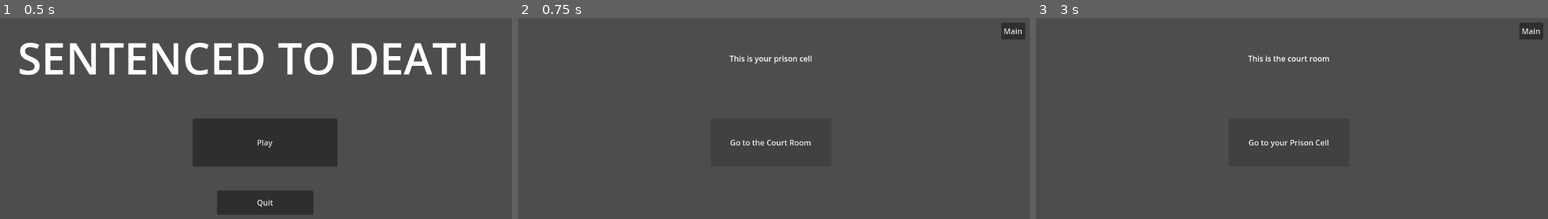
Above: before the commit, frames 1-3 (left to right).
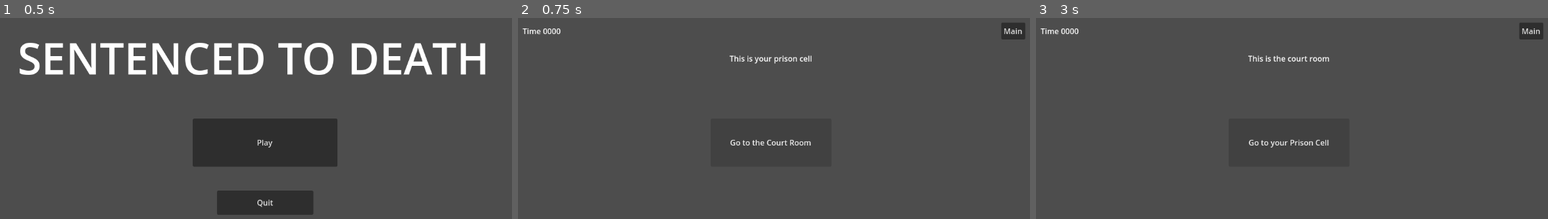
Above: after the commit, the same moments.

Repository: OzPanDrake/GAM20001_a2
Game: Godot game, scene res://scenes/main.tscn
Same seed, same stepped clock (60 frames per second), same inputs: the game is played once before the commit and once after it.
Inputs:
- Up to frame 1 (0.5 s): no input
- Up to frame 2 (0.75 s): click "Play" at 0.5 s
- Up to frame 3 (3 s): click "Main" at 1.25 s; click "Play" at 2 s; click "Go to the Court Room" at 2.75 s

Frame 1 is identical in both runs. In frame 2, 0.1% of the frame differs, in the area x 0-9%, y 5-9%; in frame 3, 0.1%.

Commit message:
add timer label
add timer label to cell and court

Diff:
--- a/game/scenes/cell.tscn
+++ b/game/scenes/cell.tscn
@@ -5,7 +5,7 @@
 [node name="World" type="Node2D"]
 script = ExtResource("1_8sjuh")
 
-[node name="Label" type="Label" parent="."]
+[node name="CellLabel" type="Label" parent="."]
 offset_left = 450.0
 offset_top = 100.0
 offset_right = 700.0
@@ -23,11 +23,21 @@
 "
 
 [node name="MainButton" type="Button" parent="."]
+process_mode = 1
 offset_left = 1052.0
 offset_top = 50.0
 offset_right = 1102.0
 offset_bottom = 85.0
 text = "Main"
 
+[node name="TimeLabel" type="Label" parent="."]
+offset_left = 50.0
+offset_top = 50.0
+offset_right = 150.0
+offset_bottom = 85.0
+text = "Time 0000"
+horizontal_alignment = 1
+vertical_alignment = 1
+
 [connection signal="pressed" from="CourtButton" to="." method="_on_court_button_pressed"]
 [connection signal="pressed" from="MainButton" to="." method="_on_main_button_pressed"]
--- a/game/scenes/court.tscn
+++ b/game/scenes/court.tscn
@@ -5,7 +5,7 @@
 [node name="Court" type="Node2D"]
 script = ExtResource("1_4gxrg")
 
-[node name="Label" type="Label" parent="."]
+[node name="CourtLabel" type="Label" parent="."]
 offset_left = 450.0
 offset_top = 100.0
 offset_right = 700.0
@@ -28,5 +28,14 @@
 offset_bottom = 85.0
 text = "Main"
 
+[node name="TimeLabel" type="Label" parent="."]
+offset_left = 50.0
+offset_top = 50.0
+offset_right = 150.0
+offset_bottom = 85.0
+text = "Time 0000"
+horizontal_alignment = 1
+vertical_alignment = 1
+
 [connection signal="pressed" from="CellButton" to="." method="_on_cell_button_pressed"]
 [connection signal="pressed" from="MainButton" to="." method="_on_main_button_pressed"]
--- a/game/scenes/main.tscn
+++ b/game/scenes/main.tscn
@@ -23,7 +23,7 @@
 tooltip_text = "Give up on life"
 text = "Quit"
 
-[node name="Label" type="Label" parent="."]
+[node name="TitleLabel" type="Label" parent="."]
 offset_top = 48.0
 offset_right = 1152.0
 offset_bottom = 198.0
